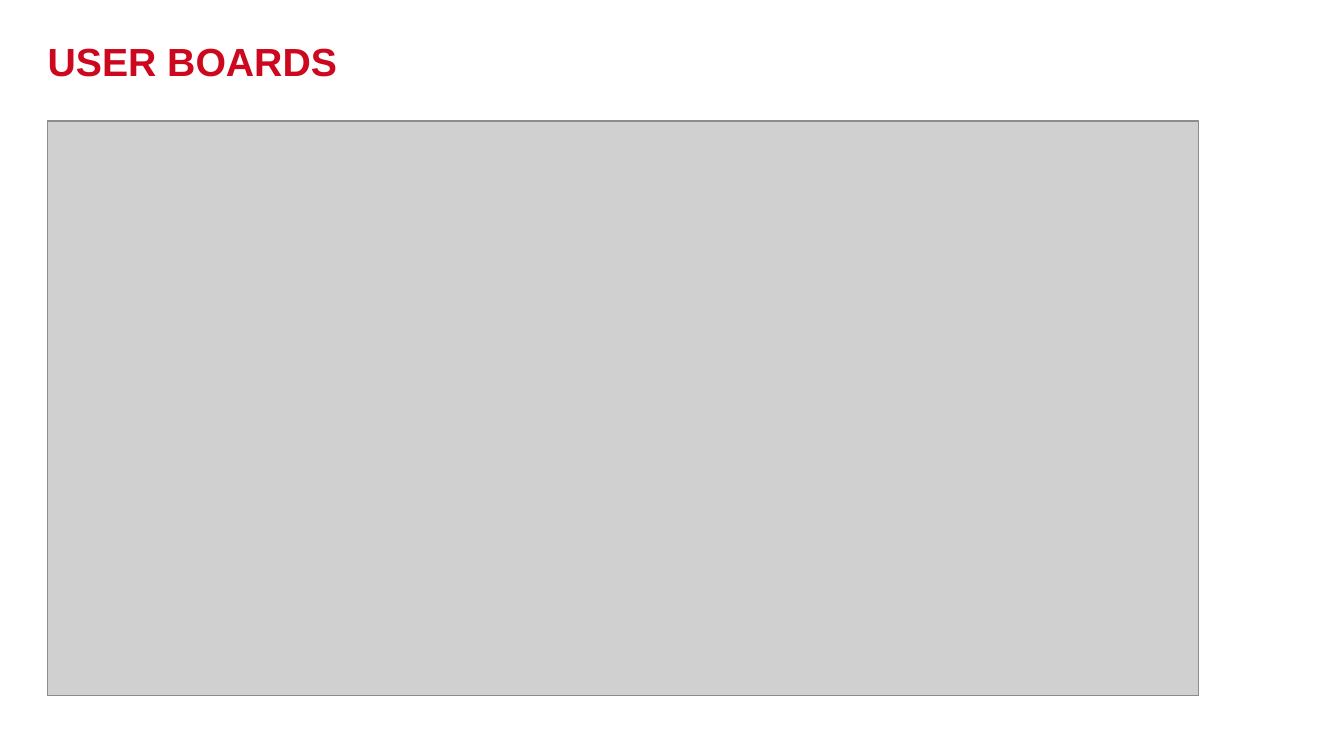
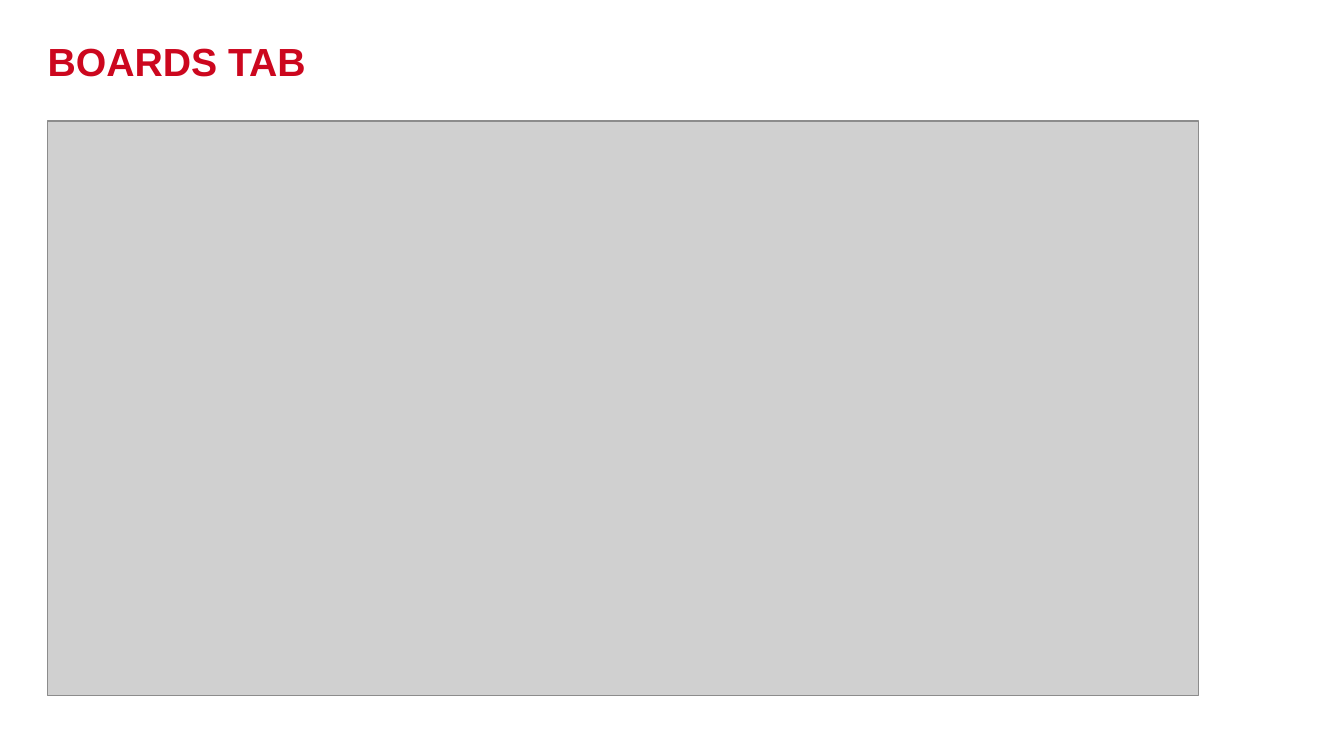
Before and after one commit to phmquan/YPP4-QuanPhan, a slide deck: slide 9 of SQL_Query/Trello_Query/TrelloPresentation.pptx. Drawn at 1344x756 pixels with LibreOffice and Linux fonts; fonts in the diff are those of the drawing; grey boxes stand for pictures; background and template pictures are left out. Boxes give left, top, right and bottom in pixels: in the first picture for what was removed or moved away, otherwise in the second. Text is boxed around its words. In the diff, an @@ line names an element or a change of style, - is before the commit and + after.

```diff
--- a/SQL_Query/Trello_Query/TrelloPresentation.pptx
+++ b/SQL_Query/Trello_Query/TrelloPresentation.pptx
@@ title at bbox=[48, 48, 306, 77]: text changed @@
-USER BOARDS
+BOARDS TAB
```
Also in this commit, not shown: 8 other slides changed, 6 slides added, 2 slides removed.
